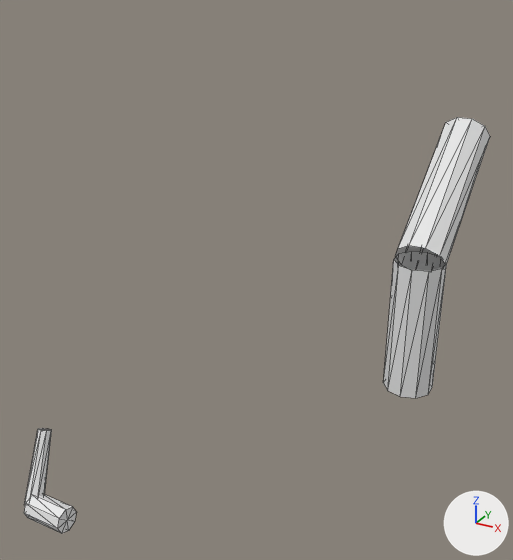
What one commit did to the OBJ model portdata/USA/Data/raidmesh/m4.obj.
Rendered twice from a camera (50 mm lens) standing at (361.0, -758.0, -329.0) and looking at (-232.0, 322.0, -869.0). The lights are fixed; the arrows at lower right show +X, +Y and +Z. The older version comes first. Mesh edges are drawn as thin lines. Where no turn or scale is listed for an object, it has been applied to the vertices. Vertices at exactly the same position are counted once.

The first picture shows 'm4'.
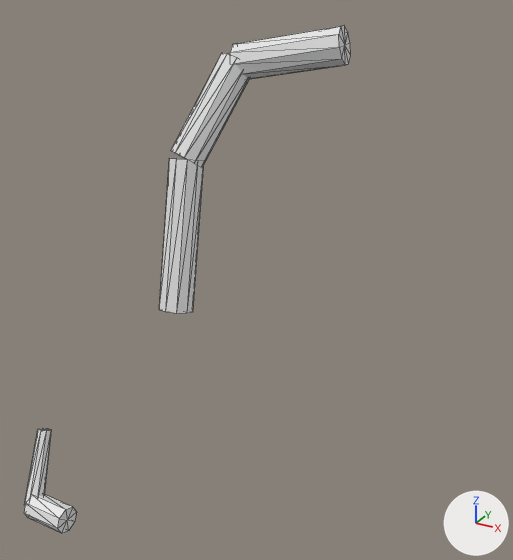
Scene script edits in JSON lines:
```json
{"block": "me_m4", "where": "# used by ob_m4; location = (0.0, 0.0, 0.0)"}
{"op": "remove", "block": "me_m4", "code": "me_m4.from_pydata(...)  # 76 vertices, 114 faces; spans x -736.0..156.0, y 90.0..360.0, z -1480.0..-532.0"}
{"op": "add", "block": "me_m4", "code": "me_m4.from_pydata(...)  # 99 vertices, 184 faces; spans x -736.0..-94.0, y 90.0..412.0, z -1480.0..-415.0"}
{"block": "me_m4", "change": "me_m4 part 1: a new loose piece of 64 vertices spanning x -375.0..-94.0, y 164.0..412.0, z -909.0..-415.0"}
{"block": "me_m4", "change": "me_m4 part 2: the loose piece of 21 vertices spanning x 84.0..156.0, y 130.0..360.0, z -728.0..-532.0 is deleted"}
{"block": "me_m4", "change": "me_m4 part 3: the loose piece of 20 vertices spanning x 86.0..154.0, y 114.0..186.0, z -900.0..-700.0 is deleted"}
```

Where the change shows, as pixel boxes (x1, y1, x2, y2) in the pictures (513 x 560 px):
```json
{"object": "m4", "change": "reshaped", "before": [24, 117, 490, 534], "after": [24, 25, 351, 534], "on screen": "30% narrower, 22% taller"}
{"part": 1, "of": "me_m4", "change": "added", "after": [159, 25, 351, 313]}
{"part": 2, "of": "me_m4", "change": "deleted", "before": [395, 117, 490, 271]}
{"part": 3, "of": "me_m4", "change": "deleted", "before": [383, 252, 447, 398]}
```
